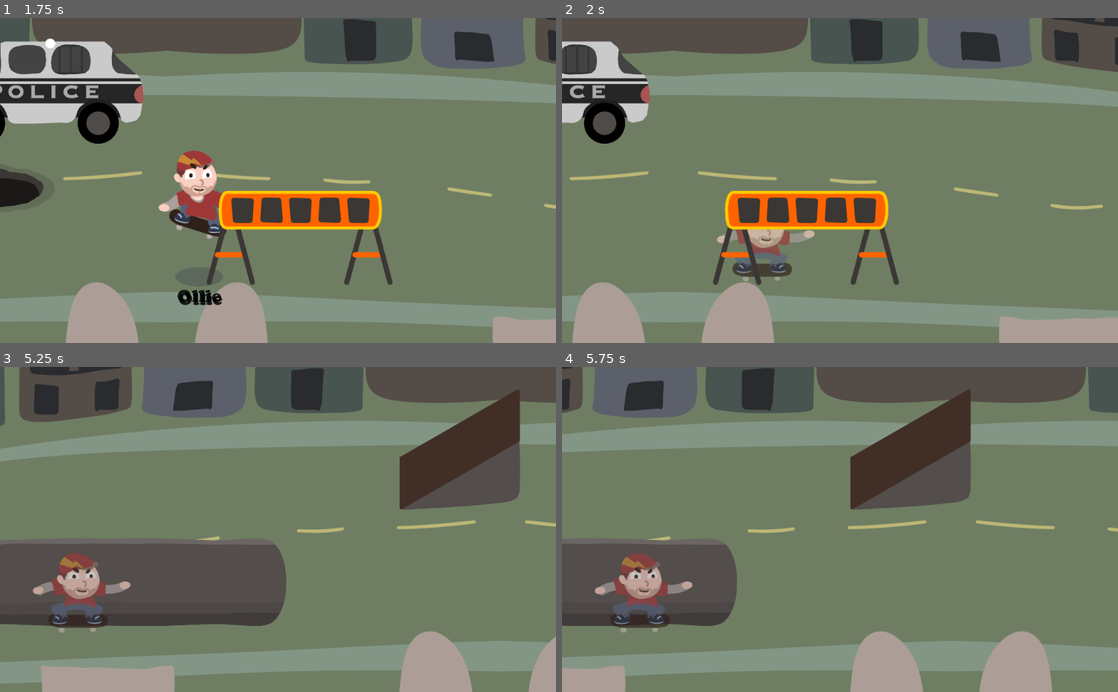
Above: before the commit, frames 1-4 (two rows, left to right).
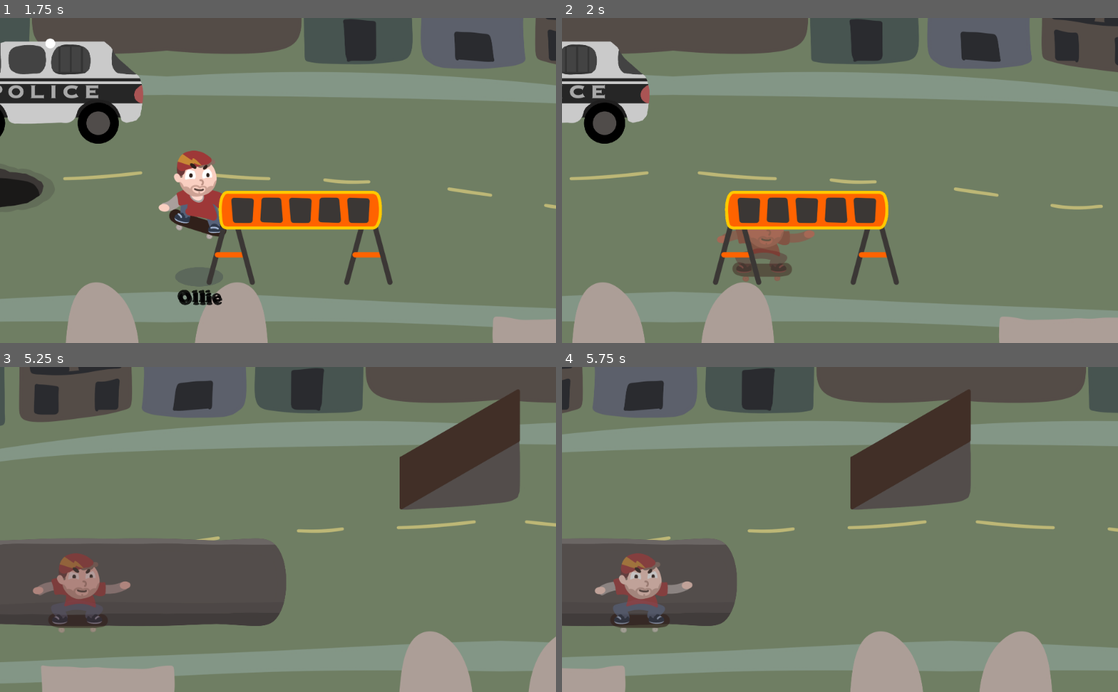
Above: after the commit, the same moments.

Repository: proximadams/The-Radical-Adventures-of-Chris-Pointon
Game: Godot game, scene res://scenes/Level.tscn
Two runs of this game, one before a commit and one after it. Both use one fixed random seed, a clock stepped at 60 frames per second and the inputs below.
Inputs:
- Up to frame 1 (1.75 s): hold Down (shift_crouch) 0.53-1.28 s; hold Right (shift_forward) from 0.53 s (still down); tap Up (shift_jump) at 0.77, 1.52 s; tap Down (shift_crouch) at 1.35 s
- Up to frame 2 (2 s): keep holding Right (shift_forward)
- Up to frame 3 (5.25 s): release Right (shift_forward) at 2.03 s; hold Down (shift_crouch) 2.03-2.78 s; hold A (move_left) 2.03-3.53 s; tap Down (shift_crouch) at 2.85, 4.35 s; tap Up (shift_jump) at 3.02, 3.77, 4.52 s; hold Left (shift_back) 3.53-4.28 s; hold Down (shift_crouch) 3.53-4.28 s; hold D (move_right) 4.28-5.03 s; hold Right (shift_forward) from 5.03 s (still down); hold Down (shift_crouch) from 5.03 s (still down)
- Up to frame 4 (5.75 s): keep holding Right (shift_forward); keep holding Down (shift_crouch)

Frame 1 is identical in both runs. In frame 2, 0.7% of the frame differs, in the area x 27-46%, y 64-82%; in frame 3, 0.4%; in frame 4, nothing differs.

Commit message:
combo fix & animation improvements

Diff:
--- a/code/Player.gd
+++ b/code/Player.gd
@@ -117,7 +117,7 @@
 
 	# tricks
 	_listen_for_trick_inputs(delta)
-	if (anim.current_animation == 'shift_back' or anim.current_ …(473 unchanged characters)… not _check_is_on_ramp() and not isInTube:
+	if (anim.current_animation == 'shift_back' or anim.current_ …(473 unchanged characters)… not _check_is_on_ramp() and not isInTube and rampState == NOT_ON:
 		if _check_is_grinding():
 			anim.play('grind_turn_180_ftb')
 			anim.queue('grind_forward_hold')
@@ -157,6 +157,7 @@
 				anim.play('grind_end_jump_high_360')
 				timeSinceInputShiftBack = 1000.0
 				timeSinceInputShiftForward = 1000.0
+				timeSinceInputShiftCrouch = 1000.0
 		elif anim.current_animation == 'grind_end_jump_high_360':
 			anim.play('grind_end_jump_high_720')
 		elif anim.current_animation == 'grind_end_jump_high_kickflip':
--- a/scenes/Level.tscn
+++ b/scenes/Level.tscn
@@ -4666,7 +4666,7 @@
 "times": PoolRealArray( 0, 0.1, 0.15, 0.25, 0.35, 0.45, 0.55, 0.7, 0.85, 1, 1.2, 1.4 ),
 "transitions": PoolRealArray( 1, 1, 1, 1, 1, 1, 1, 1, 1, 1, 1, 1 ),
 "update": 0,
-"values": [ Color( 1, 1, 1, 0 ), Color( 1, 1, 1, 1 ), Color( 1, 1, 1, 0 ), Color( 1, 1, 1, 1 ), Color( 1, 1, 1, 0 ), Color( 1, 1, 1, 1 ), Color( 1, 1, 1, 0.278431 ), Color( 1 …(111 unchanged characters)…
+"values": [ Color( 1, 1, 1, 0 ), Color( 1, 0, 0, 0.588235 ), Color( 1, 1, 1, 0 ), Color( 1, 0.392157, 0.392157, 0.705882 ), Color( 1, 1, 1, 0 ), Color( 1, 0.784314, 0.784314, 0.823529 ), Color( 1, 1, 1, 0.278431 ), Color( 1 …(111 unchanged characters)…
 }
 
 [sub_resource type="Animation" id=15]
